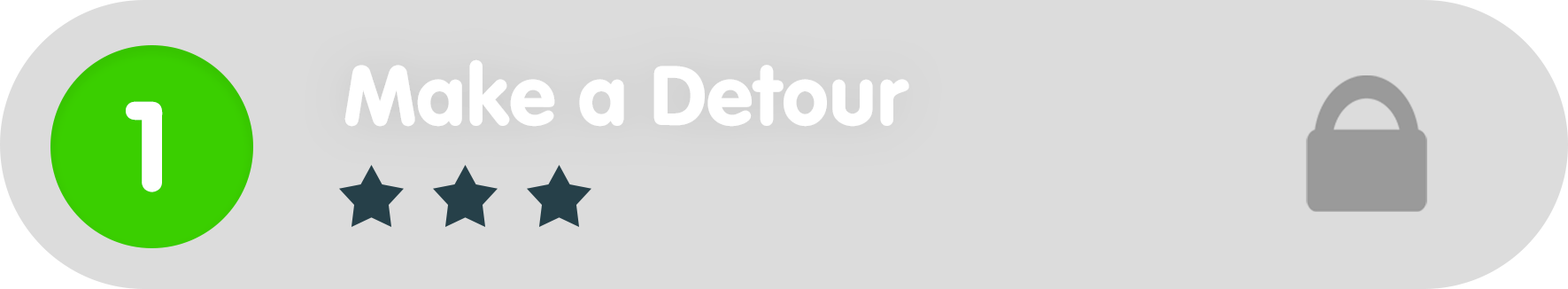
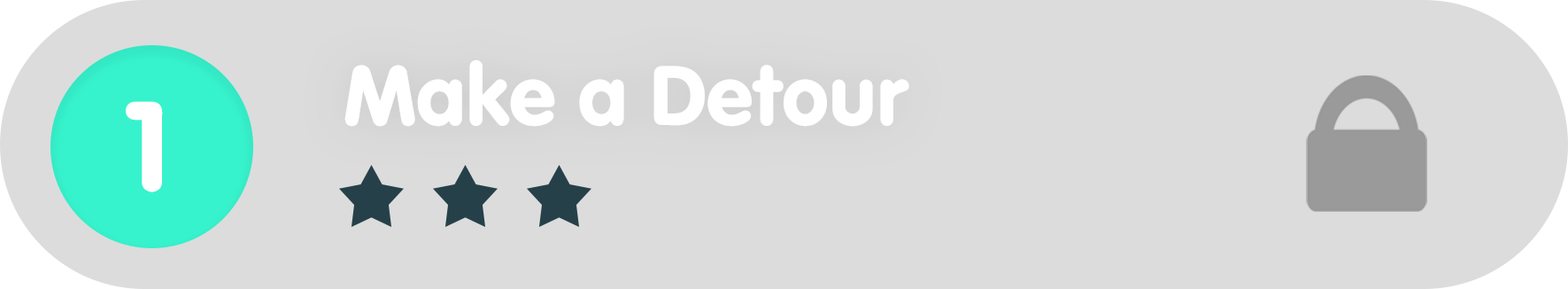
The second 1568px x 289px image is a revision of the first. Changes to its layers:
painted on "Ellipse_green" over (x1=50, y1=45, x2=254, y2=248)
